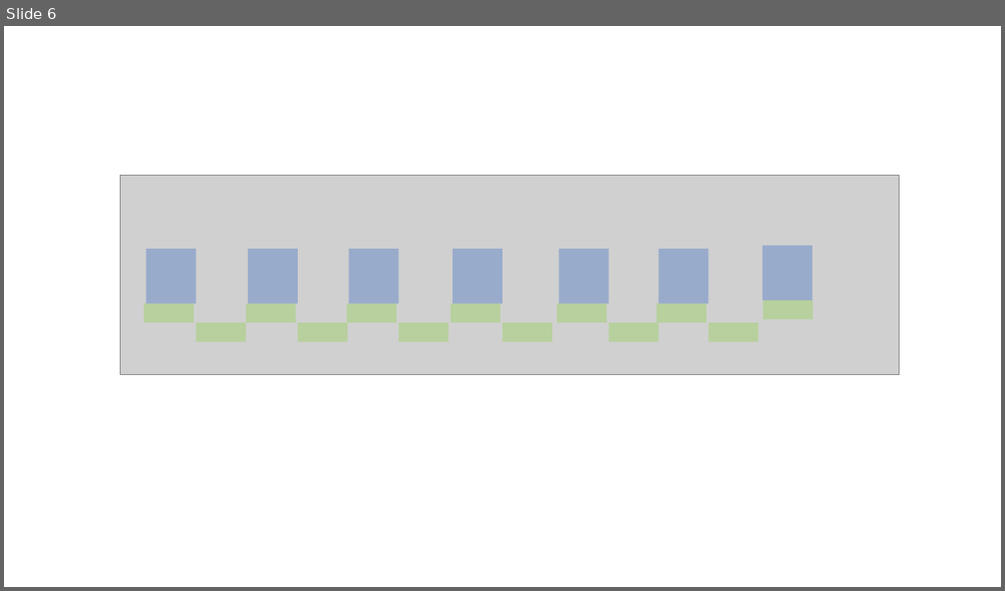
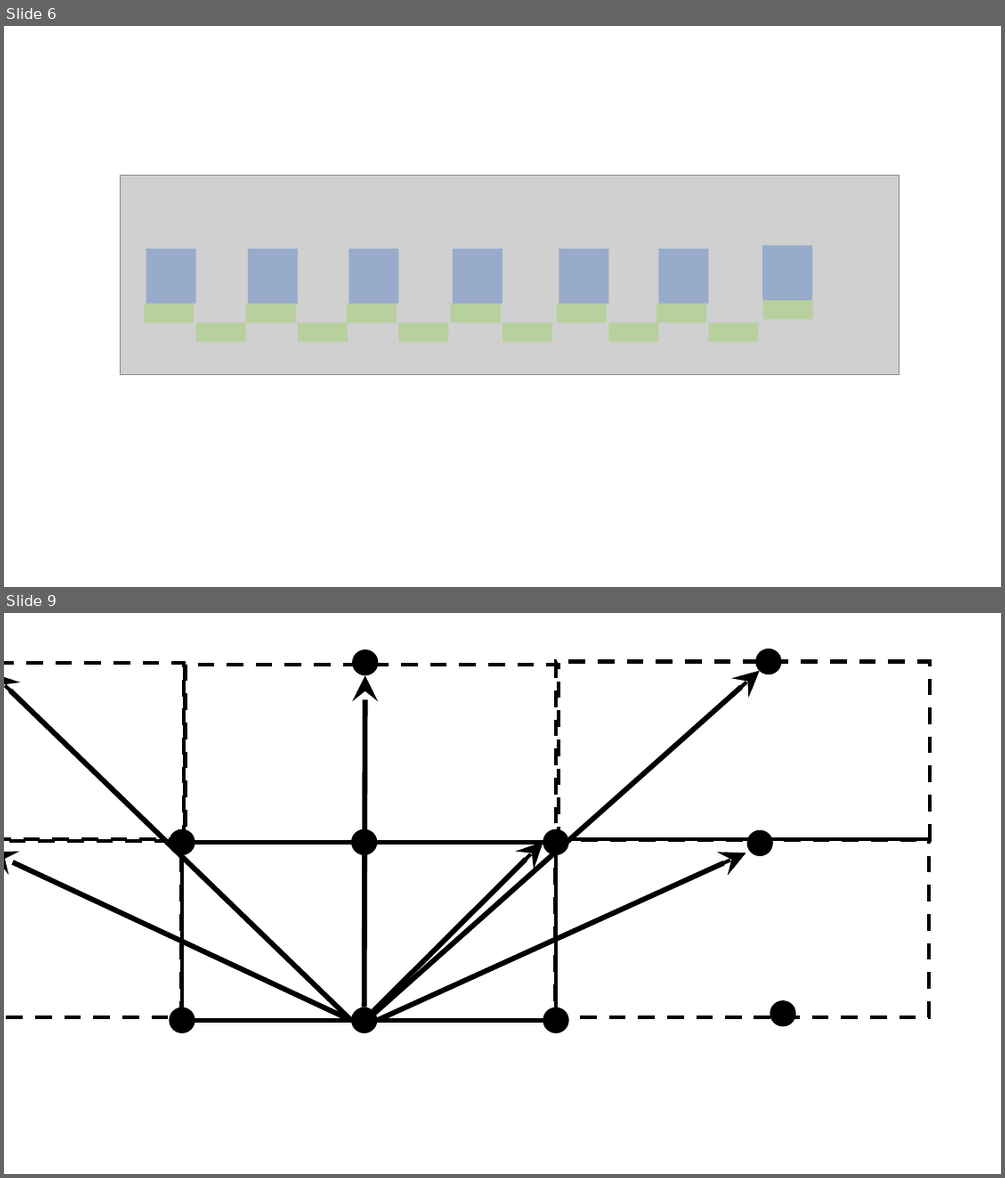
Before and after one commit to savchenko-physics/savchenko-physics.github.io, a slide deck: volunteer/Drawings.pptx. Shown one above the other, each under a label of ours: slide 6 before the commit, slides 6 and 9 after it; the slides between them are not shown. The pictures are 1005x591 and 1005x1178 pixels, drawn with LibreOffice and Linux fonts; fonts in the diff are those of the drawing; grey boxes stand for pictures. Boxes give left, top, right and bottom in pixels: in the first picture for what was removed or moved away, otherwise in the second. Text is boxed around its words. In the diff, an @@ line names an element or a change of style, - is before the commit and + after.

```diff
--- a/volunteer/Drawings.pptx
+++ b/volunteer/Drawings.pptx
@@ slide 9 added at [4, 613, 1001, 1174], background #FFFFFF @@
@@ rectangle added at [4, 663, 184, 841], outline #000000 4 pt dashed @@
@@ rectangle added at [185, 665, 558, 843], outline #000000 4 pt dashed @@
@@ ellipse added at [353, 649, 379, 676], fill #000000 @@
@@ rectangle added at [556, 662, 930, 840], outline #000000 4 pt dashed @@
@@ ellipse added at [755, 648, 782, 674], fill #000000 @@
@@ arrow added from (351, 1020) to (4, 674), #000000 3.5 pt @@
@@ arrow added from (351, 1020) to (4, 674), #000000 5 pt @@
@@ arrow added from (364, 1007) to (365, 676), #000000 5 pt @@
@@ arrow added from (371, 1017) to (760, 671), #000000 3.5 pt @@
@@ arrow added from (371, 1017) to (760, 671), #000000 5 pt @@
@@ rectangle added at [4, 840, 181, 1018], outline #000000 4 pt dashed @@
@@ arrow added from (351, 1020) to (4, 852), #000000 5 pt @@
@@ ellipse added at [170, 829, 195, 855], fill #000000 @@
@@ rectangle added at [182, 842, 556, 1020], outline #000000 4 pt @@
@@ ellipse added at [351, 829, 377, 855], fill #000000 @@
@@ arrow added from (373, 1011) to (543, 842), #000000 3.5 pt @@
@@ arrow added from (373, 1011) to (543, 842), #000000 5 pt @@
@@ ellipse added at [543, 829, 569, 855], fill #000000 @@
@@ rectangle added at [555, 840, 929, 1018], outline #000000 4 pt dashed @@
@@ ellipse added at [746, 830, 773, 856], fill #000000 @@
@@ arrow added from (377, 1020) to (745, 853), #000000 3.5 pt @@
@@ arrow added from (377, 1020) to (745, 853), #000000 5 pt @@
@@ ellipse added at [170, 1007, 195, 1033], fill #000000 @@
@@ ellipse added at [351, 1007, 377, 1033], fill #000000 @@
@@ ellipse added at [543, 1007, 569, 1033], fill #000000 @@
@@ ellipse added at [769, 1000, 796, 1027], fill #000000 @@
```
Also in this commit, not shown: 2 other slides added, 19 other files.
